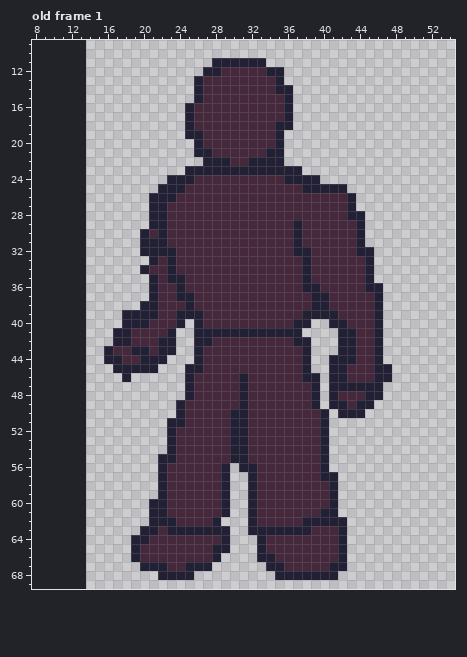
One commit to this pixel-art file: Assets/Sprites/Overworld/enemy_overworld_human.ase. The picture above was drawn from the file before the commit.
46x80 pixels, 1 frame. Shown: old frame 1: x 8..54, y 9..69. The old version is drawn lined up with the new one, on the new canvas. The commit also changed other frames, which this record leaves out.
After the commit:
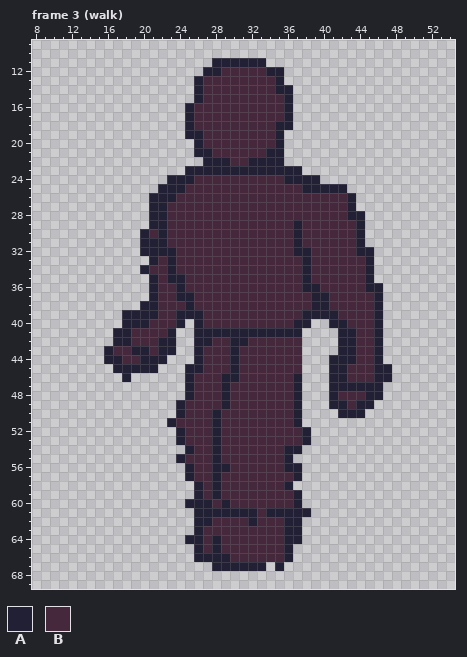
Palette (. is transparent): A #222034  B #45283c
A new or re-ordered frame is compared with the old frame closest to it.
What changed:
canvas 46x80 -> 75x80, the old top-left corner now at 14,0
frames 1 -> 6
Changed rows in their new state; - is an unchanged pixel.
Frame 3 (walk) is new; against old frame 1:
first column x 19:
42 -----------AA-----B.----
43 -----------A-------.----
44 -----------A-------.----
45 -----------A-------.----
46 ----------AAB-----A..---
47 ----------A-B-----A..---
48 ----------A-B-----A..---
49 ----------A-B-----A..---
50 ---------A-BB-----A...--
51 -----B---A-BB-----A...--
52 ----.A---A-BB------A..--
53 ----.A---A-BB------A..--
54 ----..A--A-BB----AA...--
55 ---..A---A-BB----A....--
56 ---...A--A-BBB---AA...--
57 ---...A--ABBBB----A....-
58 ---....A-ABBBB---A.....-
59 ---....A-ABBBB----A....-
60 --....AAA--BBB----A....-
61 --.....AAA-AA--AAAAA...-
62 --.....AABBBB----AA.....
63 -......-BBBBBBBBB--.....
64 ......AA-ABBBBB--AA.....
65 .......A--BBBBB--A......
66 .......AA-ABBBBB-A......
67 -........AAAAAA.-.......
68 ---....---------.......-
Where, in picture pixels (left, top, right, bottom), the same in both pictures:
changed: (131, 337, 347, 580)
